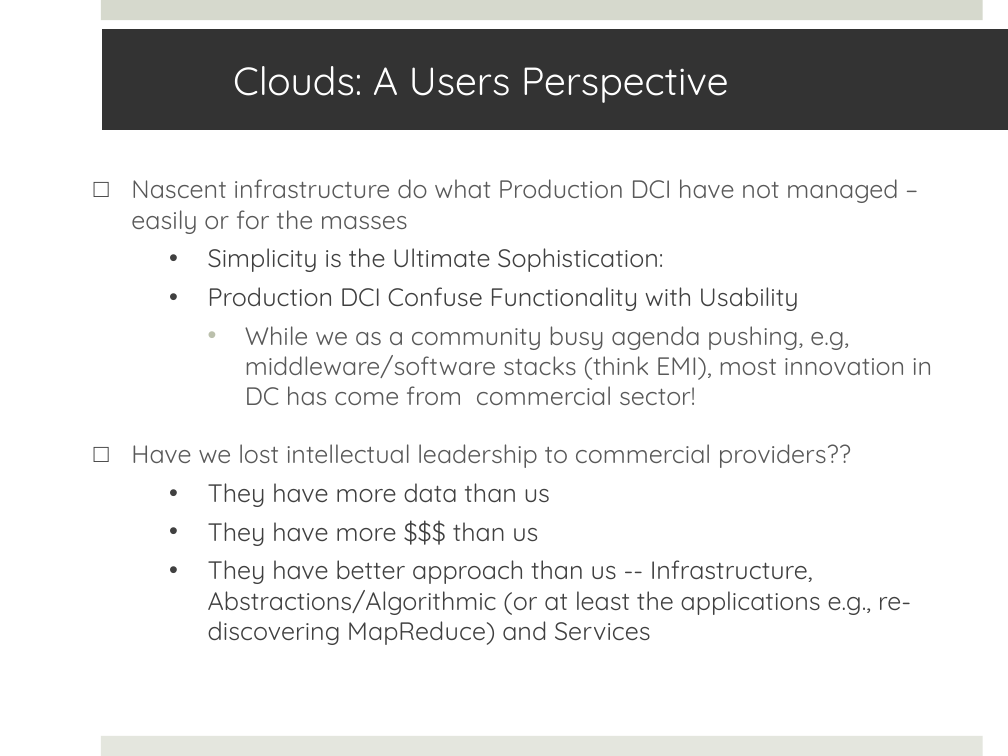
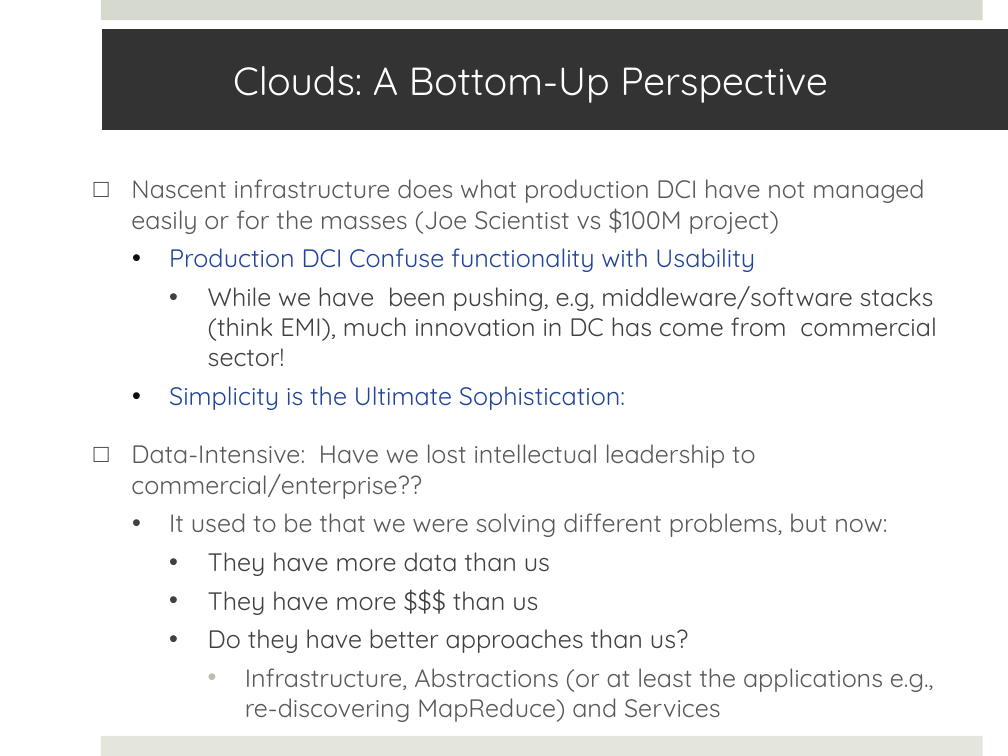
Before and after one commit to saga-project/saga-cpp-legacy-projects, a slide deck: slide 7 of papers/cloudcom10/presentation/cloudcom-panel.pptx (slide 6 before the commit). Drawn at 1008x756 pixels with LibreOffice and Linux fonts; fonts in the diff are those of the drawing. Boxes give left, top, right and bottom in pixels: in the first picture for what was removed or moved away, otherwise in the second. Text is boxed around its words. In the diff, an @@ line names an element or a change of style, - is before the commit and + after.

```diff
--- a/papers/cloudcom10/presentation/cloudcom-panel.pptx
+++ b/papers/cloudcom10/presentation/cloudcom-panel.pptx
@@ title at (233, 66, 828, 103): text changed @@
-Clouds: A Users Perspective
+Clouds: A Bottom-Up Perspective
@@ text at (131, 179, 936, 367): text changed; text colour #595959 to #404040 @@
-□ Nascent infrastructure do what Production DCI have not managed – easily or for the masses
+□ Nascent infrastructure does what production DCI have not managed easily or for the masses (Joe Scientist vs $100M project)
+  • Production DCI Confuse functionality with Usability
+    • While we have been pushing, e.g, middleware/software stacks (think EMI), much innovation in DC has come from commercial sector!
@@ text at (169, 386, 625, 410): text colour #404040 to #21449B in "Simplicity is the Ultimate Sophistication:"; list level 3 to 2 in "Simplicity is the Ultimate Sophistication:"; bullet colour #404040 to #0D0D0D @@
@@ text at (131, 444, 887, 537): text changed @@
-    • Production DCI Confuse Functionality with Usability
-      • While we as a community busy agenda pushing, e.g, middleware/software stacks (think EMI), most innovation in DC has come from commercial sector!
-□ Have we lost intellectual leadership to commercial providers??
+□ Data-Intensive: Have we lost intellectual leadership to commercial/enterprise??
+  • It used to be that we were solving different problems, but now:
@@ text at (208, 629, 934, 722): text changed; text colour #404040 to #595959 @@
-    • They have better approach than us -- Infrastructure, Abstractions/Algorithmic (or at least the applications e.g., re-discovering MapReduce) and Services
+    • Do they have better approaches than us?
+      • Infrastructure, Abstractions (or at least the applications e.g., re-discovering MapReduce) and Services
```
Also in this commit, not shown: 5 other slides changed, 2 slides added, 1 other file.
